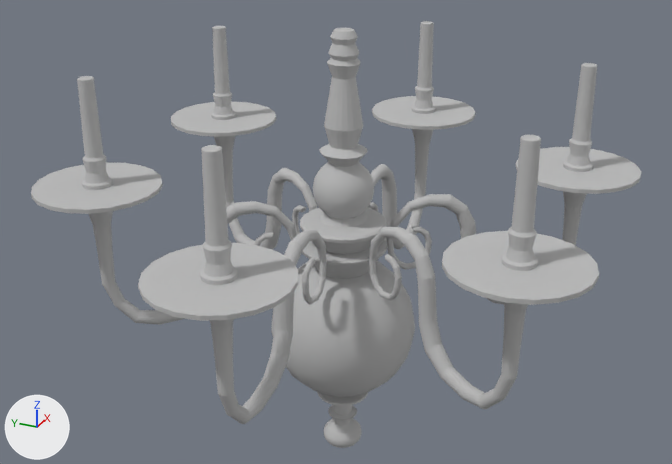
The OBJ model Assets/Chandelier/chandelier.obj: old version first, new version second.
Rendered twice from a 50 mm lens placed at (-10.3, -4.55, 9.2), pointed at (0.09, 0.12, 4.0). Arrows for +X, +Y and +Z are at lower left; the lights stay in place. Where no turn or scale is listed for an object, it has been applied to the vertices. Vertices at the same position are counted once.

The scene before the commit, as lines of its bpy script (objects in view):
```python
me_chandelier = bpy.data.meshes.new('chandelier')
me_chandelier.from_pydata(...)  # 5962 vertices, 5872 faces; spans x -3.92..3.92, y -3.52..3.47, z 0.65..6.77
me_chandelier.materials.append(mat_initialshadinggroup)  # grey #bcbcbc
ob_chandelier = bpy.data.objects.new('chandelier', me_chandelier)
ob_chandelier.location = (0.0, 0.0, 0.0)
```
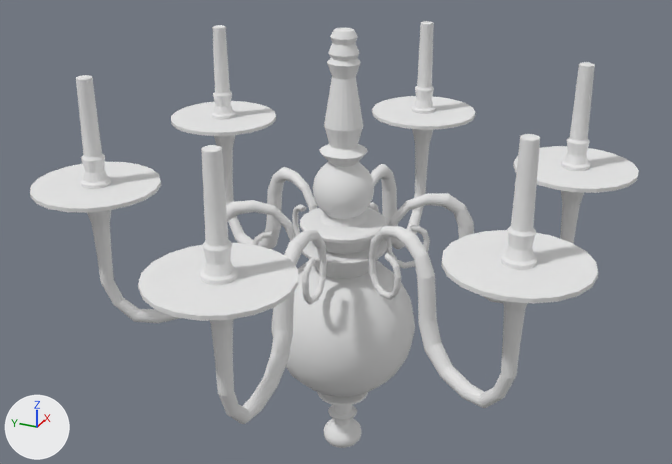
Boxes [x1, y1, x2, y2] around the edits, measured in the pictures (672 x 464 px; the box of a moved part takes in the faces that stretch with it):
'chandelier', reshaped: before [31, 21, 641, 448]; after [30, 21, 639, 448]
part 1 of me_chandelier, moved or reshaped: before [31, 26, 641, 409]; after [30, 25, 639, 408]
part 2 of me_chandelier, recoloured: [271, 28, 415, 448] in both
part 3 of me_chandelier, recoloured (grey to white): [138, 21, 534, 424] in both

What the commit changed:
Material 'chandelier:initialShadingGroup' (mat_chandelier_initialshadinggroup) is new.
Its base color is (0.8, 0.8, 0.8) (white #e7e7e7).
Its roughness is 1.0.
Material 'C_1:initialShadingGroup' (mat_c_1_initialshadinggroup) is new.
Its base color is (0.8, 0.8, 0.8) (white #e7e7e7).
Its roughness is 1.0.
me_chandelier is used by ob_chandelier; location (0.0, 0.0, 0.0).
me_chandelier had 5962 vertices, 5872 faces and spanned x -3.92..3.92, y -3.52..3.47, z 0.65..6.77.
me_chandelier now has 5962 vertices, 6076 faces and spans x -3.92..3.92, y -3.51..3.51, z 0.65..6.77.
me_chandelier part 1: 323 vertices moved from x -2.36..1.72, y -3.05..3.47, z 3.48..6.24 to x -2.34..1.72, y -3.25..3.49, z 3.48..6.24; 3025 vertices removed from x -2.36..2.36, y -3.52..3.47, z 2.82..6.24; 3025 vertices added at x -2.34..2.38, y -3.51..3.51, z 2.82..6.24.
me_chandelier part 2: 1060 faces spanning x -1.0..1.0, y -1.03..0.97, z 0.65..6.77 switch from mat_initialshadinggroup (grey #bcbcbc) to mat_chandelier_initialshadinggroup (white #e7e7e7).
me_chandelier part 3: 1681 faces spanning x -3.92..3.92, y -3.25..3.49, z 2.82..6.24 switch from mat_initialshadinggroup (grey #bcbcbc) to mat_c_1_initialshadinggroup (white #e7e7e7).
